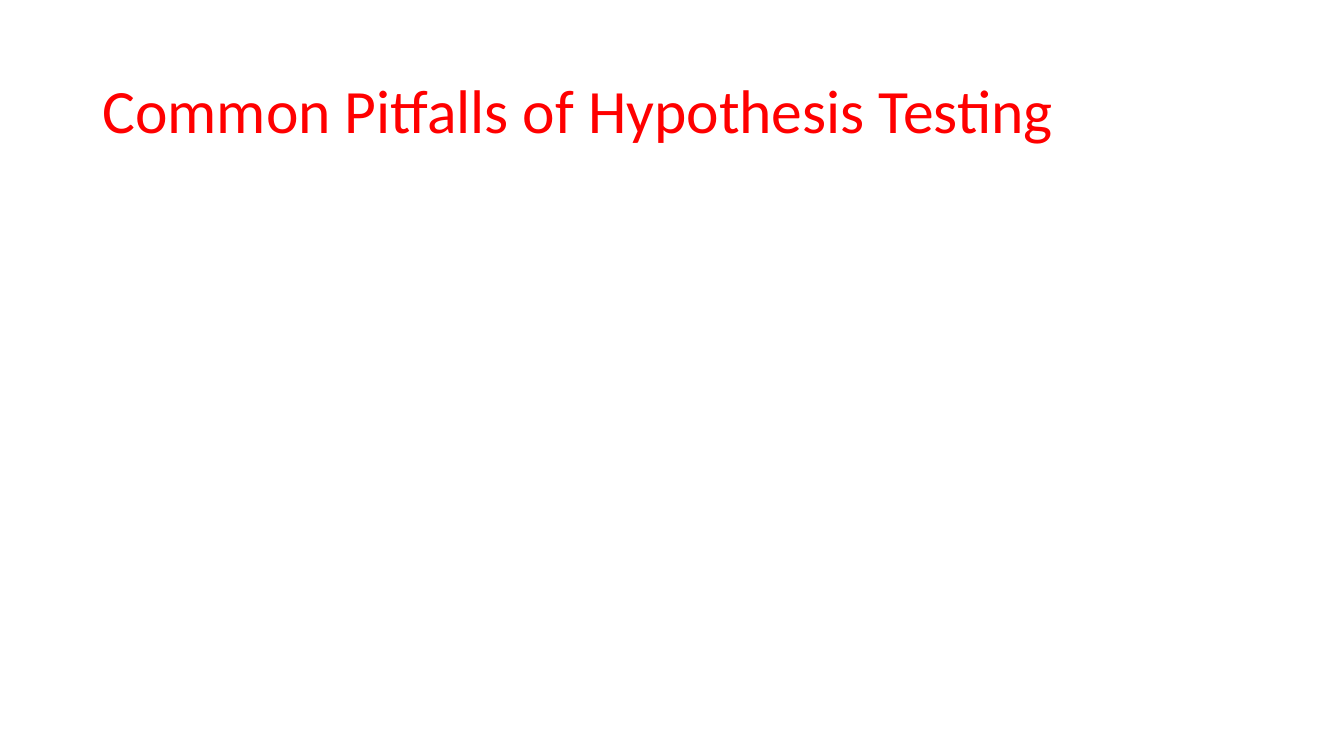
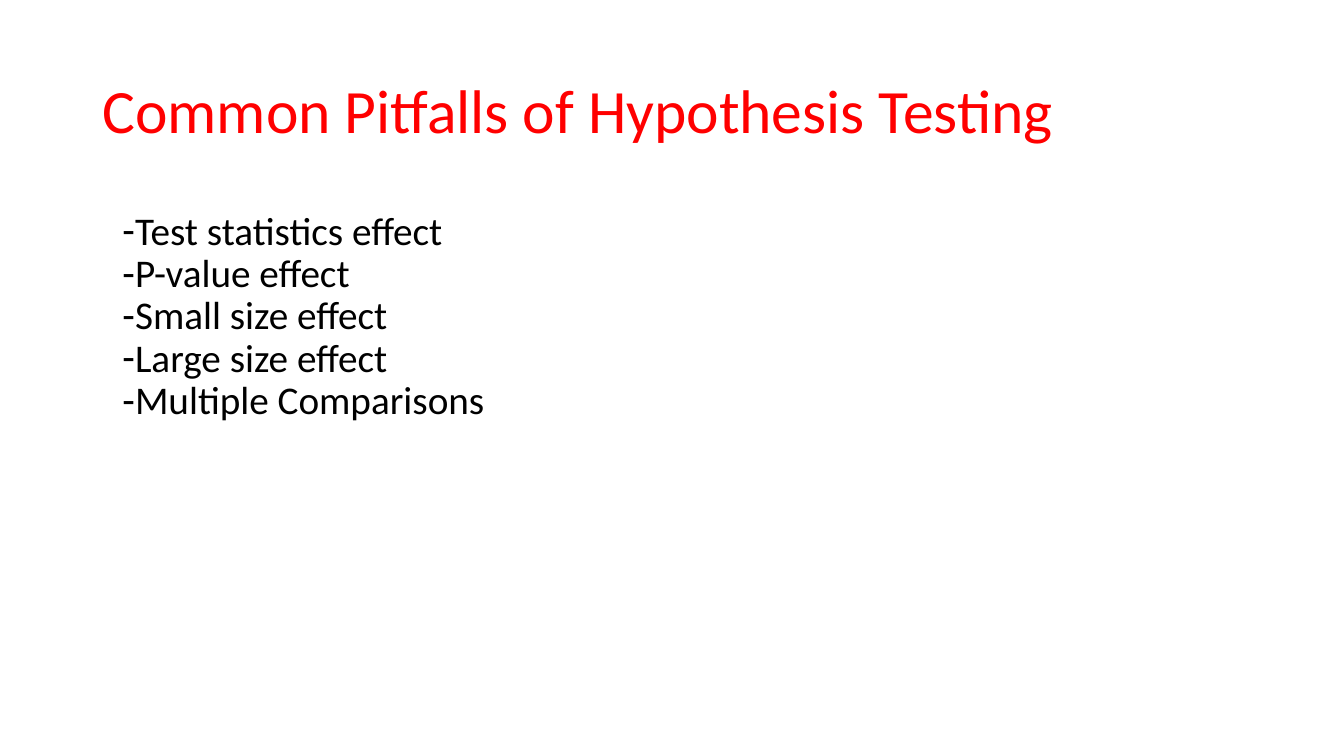
Before and after one commit to Oleg-Krivosheev/Statistical_Inference, a slide deck: slide 33 of Statistical Inference.pptx. Drawn at 1344x756 pixels with LibreOffice and Linux fonts; fonts in the diff are those of the drawing. Boxes give left, top, right and bottom in pixels: in the first picture for what was removed or moved away, otherwise in the second. Text is boxed around its words. In the diff, an @@ line names an element or a change of style, - is before the commit and + after.

```diff
--- a/Statistical Inference.pptx
+++ b/Statistical Inference.pptx
@@ text added at (135,218,485,421), 28 pt, text #000000 @@
+– Test statistics effect
+– P-value effect
+– Small size effect
+– Large size effect
+– Multiple Comparisons
```
Also in this commit, not shown: 3 other slides changed.
